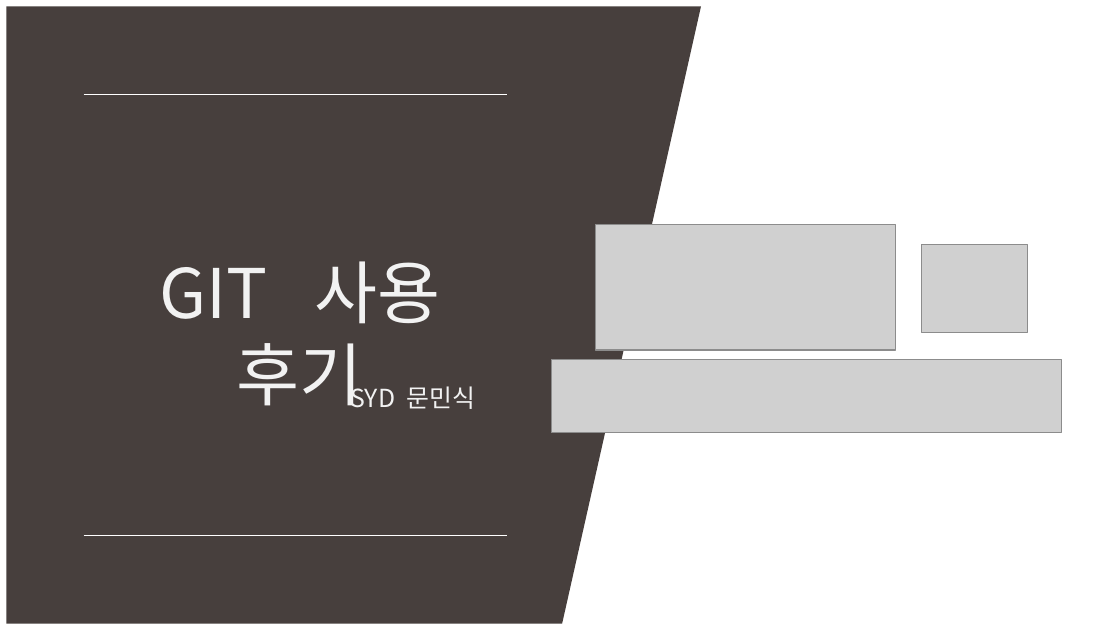
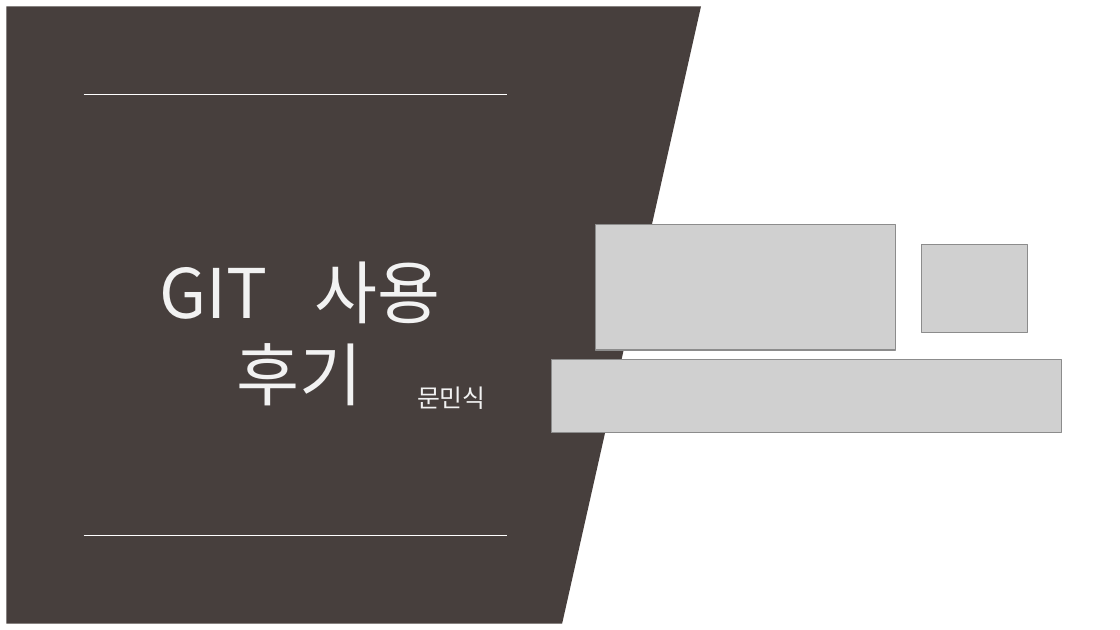
Before and after one commit to MinSikMoon/pptgit, a slide deck: slide 1 of git발표.pptx. Drawn at 1120x630 pixels with LibreOffice and Linux fonts; fonts in the diff are those of the drawing; grey boxes stand for pictures. Boxes give left, top, right and bottom in pixels: in the first picture for what was removed or moved away, otherwise in the second. Text is boxed around its words. In the diff, an @@ line names an element or a change of style, - is before the commit and + after.

```diff
--- a/git발표.pptx
+++ b/git발표.pptx
@@ text at [417, 386, 485, 409]: text changed @@
-SYD 문민식
+문민식
```
Also in this commit, not shown: 4 other slides changed, 4 slides added.
